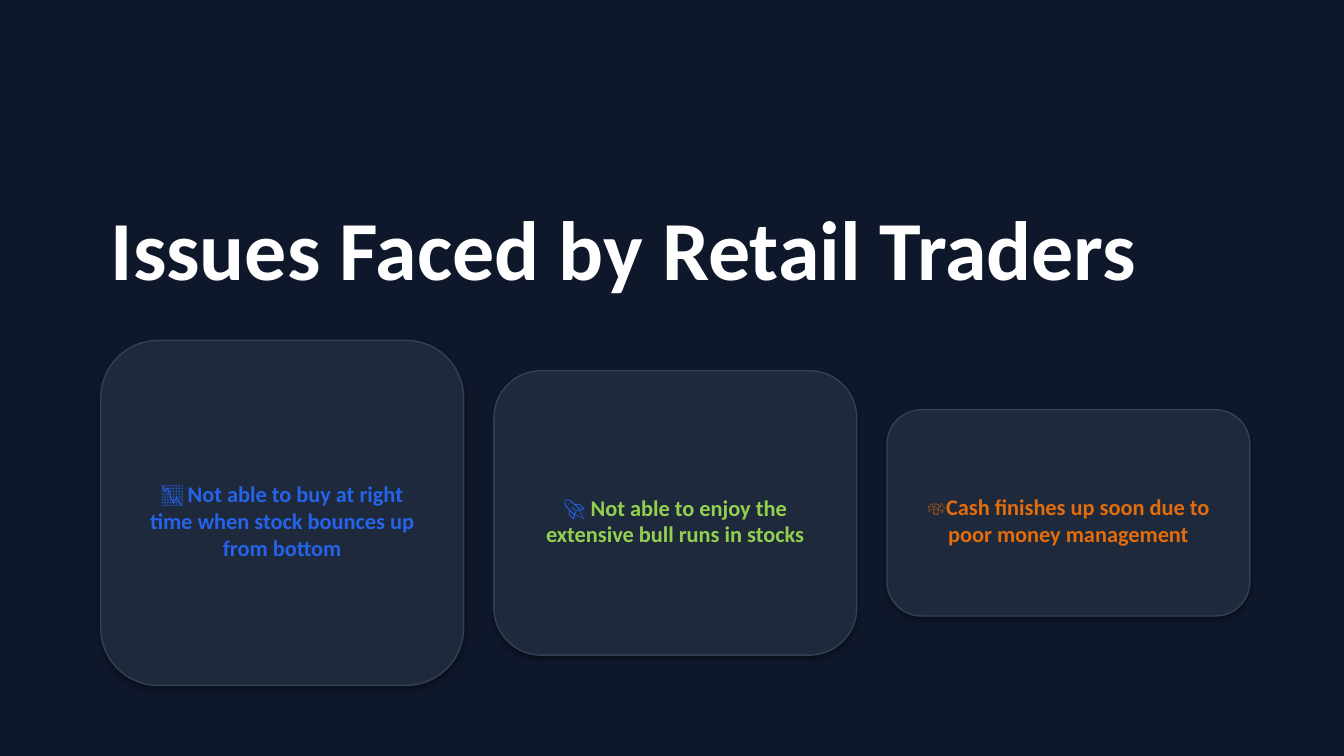
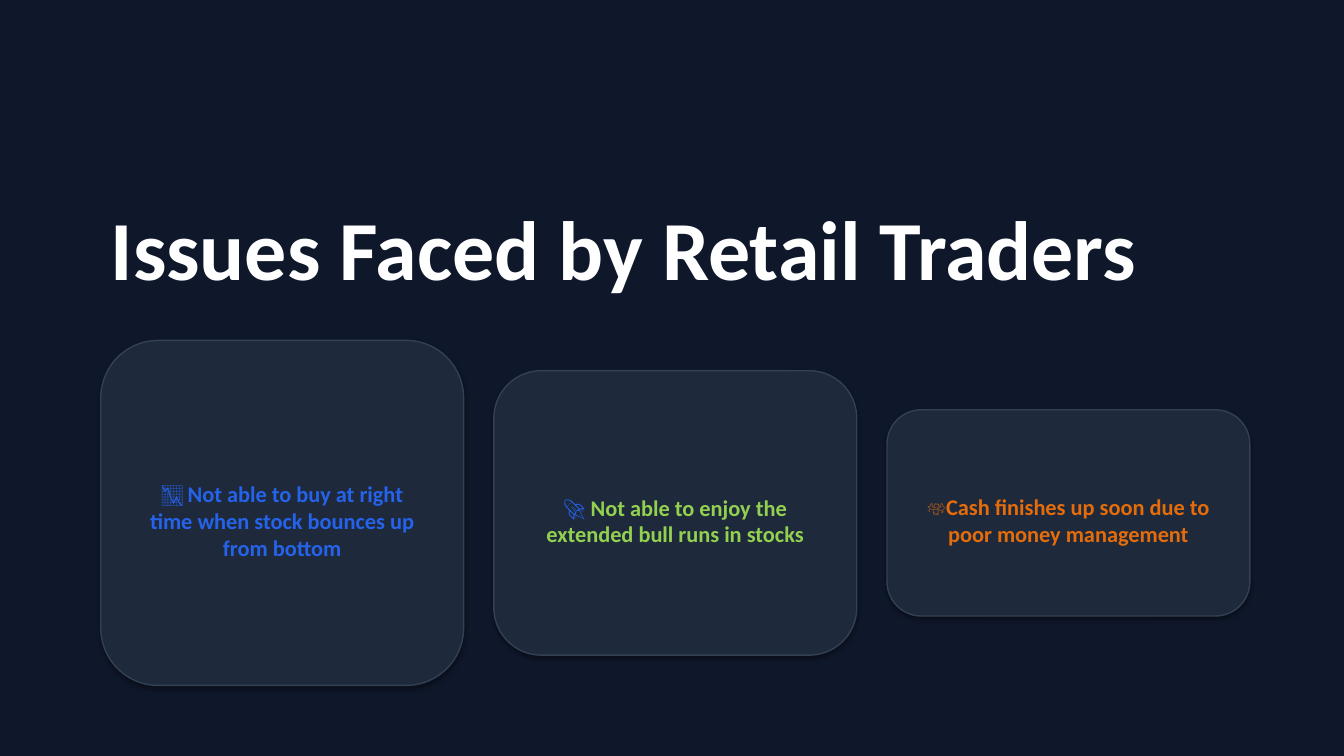
Before and after one commit to Fulera2021/Darvas-Bearish-Bullish-combo, a slide deck: slide 2 of Darvas_Strategy_Rulebook_Deck_v2.pptx (slide 1 before the commit). Drawn at 1344x756 pixels with LibreOffice and Linux fonts; fonts in the diff are those of the drawing. Boxes give left, top, right and bottom in pixels: in the first picture for what was removed or moved away, otherwise in the second. Text is boxed around its words. In the diff, an @@ line names an element or a change of style, - is before the commit and + after.

```diff
--- a/Darvas_Strategy_Rulebook_Deck_v2.pptx
+++ b/Darvas_Strategy_Rulebook_Deck_v2.pptx
@@ text in rounded rectangle at (x1=546, y1=500, x2=804, y2=542): text changed @@
-🚀 Not able to enjoy the extensive bull runs in stocks
+🚀 Not able to enjoy the extended bull runs in stocks
```
Also in this commit, not shown: 1 other slide changed, 8 slides added, 5 other files.
